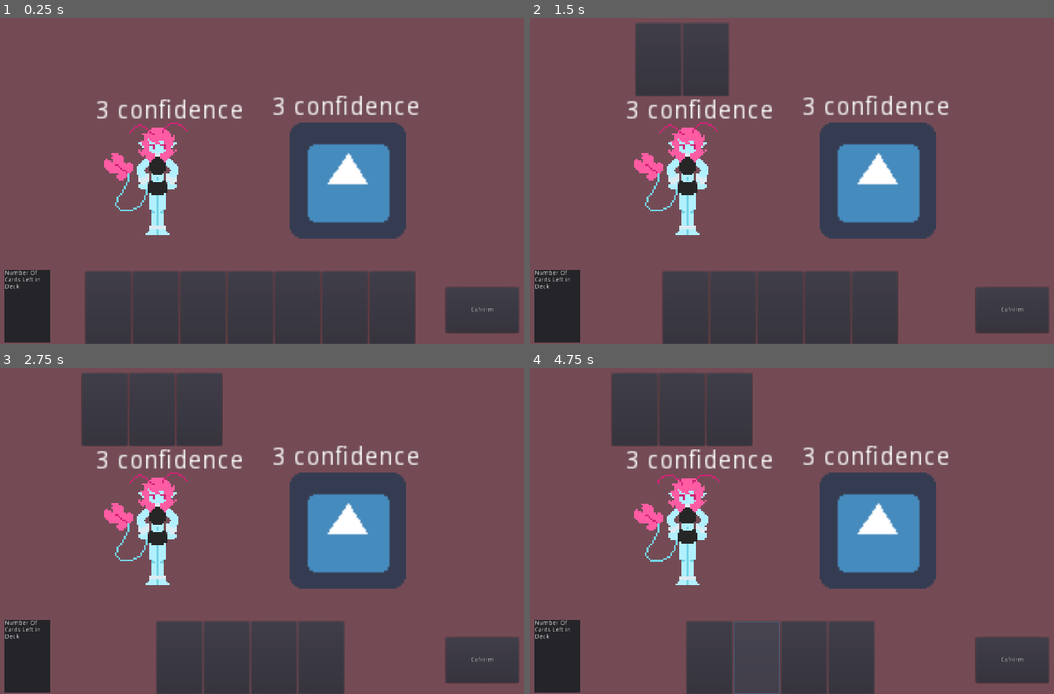
Above: before the commit, frames 1-4 (two rows, left to right).
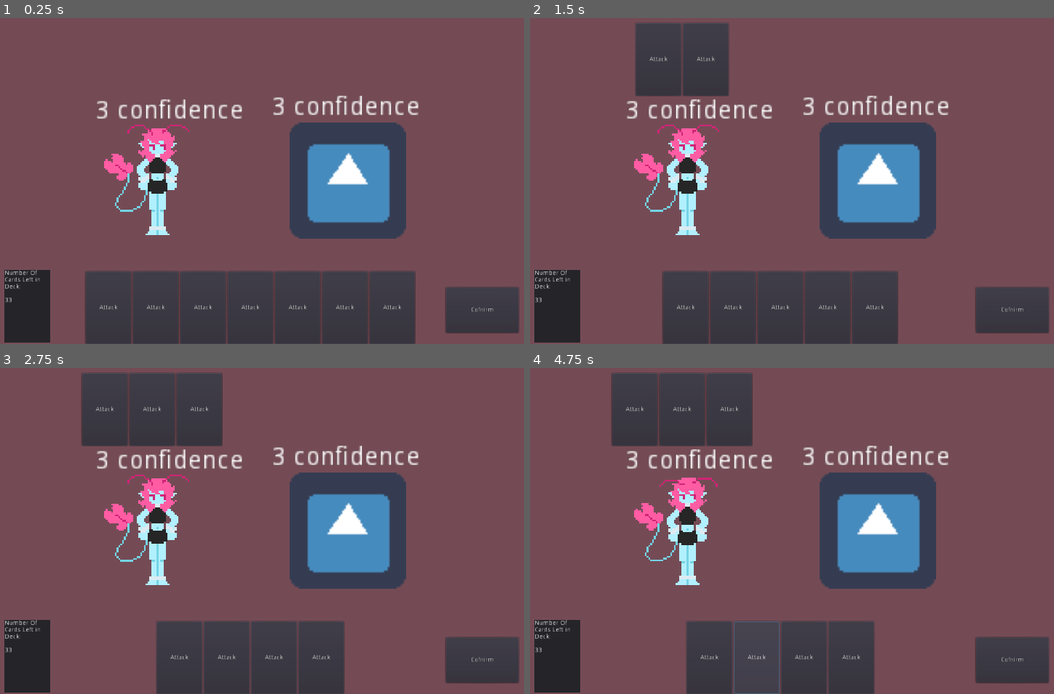
Above: after the commit, the same moments.

Repository: RyqShaw/May-Project
Game: Godot game, scene res://Battle/Battle.tscn
Same seed, same stepped clock (60 frames per second), same inputs: the game is played once before the commit and once after it. This scene is started directly instead of the project's main scene. The engine's default icon, where the game draws it, is replaced by a stand-in: a white triangle on a blue panel in a dark square.
Inputs (mouse positions are in pixels of both pictures, inside the frame that each line leads up to):
- Up to frame 1 (0.25 s): no input
- Up to frame 2 (1.5 s): click (640, 308) at 0.52 s; click (661, 308) at 1.27 s
- Up to frame 3 (2.75 s): click (157, 658) at 2.02 s
- Up to frame 4 (4.75 s): click (708, 658) at 2.77 s; click (708, 658) at 3.5 s, where only the run after the commit has a clickable "Attack"; click (755, 658) at 4.27 s

The runs differ from the first frame. In frame 1, 0.4% of the frame differs, in the area x 0-77%, y 32-90%; in frame 2, 0.4%; in frame 3, 0.4%; in frame 4, 0.5%, in the area x 0-64%, y 11-90%.

Commit message:
Added Card Actions that can be called

Diff:
--- a/Battle/Battle.gd
+++ b/Battle/Battle.gd
@@ -4,14 +4,11 @@
 const battleUnits = preload("res://Battle/BattleUnits.tres")
 const cardHandler = preload("res://Battle/Cards/CardHandler.tres")
 
-#export(Array, PackedScene) var deck = []
-
-onready var buttons = $UI/Cards
 onready var hand = get_tree().get_root().get_node("Battle/UI/Cards")
 onready var selectedCards = get_tree().get_root().get_node("Battle/UI/SelectedCards")
 
 func _ready():
-	buttons.hide()
+	$UI.hide()
 	var player = battleUnits.PlayerStats
 
 	turnManager.connect("player_turn_started",self,"_player_turn_started")
@@ -19,19 +16,20 @@
 	player.connect("no_confidence", self, "on_Player_died")
 
 	#Init Deck for testing purposes
-	for i in 7:
-		cardHandler.deck.append(load("res://Battle/Cards/CardButton.tscn").instance())
+	for i in 40:
+		cardHandler.deck.append(load("res://Battle/Cards/AttackCardButton.tscn").instance())
 	create_hand()
 
+	$UI/Deck/RichTextLabel.text = "Number Of Cards Left in Deck: \n\n" + str(cardHandler.deck.size())
 	turnManager.turn = turnManager.PLAYER_TURN
 
 func _player_turn_started():
-	buttons.show()
+	$UI.show()
 	var player = battleUnits.PlayerStats
 	player.moves = player.max_moves
 
 func _enemy_turn_started():
-	buttons.hide()
+	$UI.hide()
 	var enemy = battleUnits.Enemy
 	if enemy != null:
 		enemy.attack()
@@ -55,3 +53,11 @@
 	if selectedCards.get_child_count() < 3:
 		hand.remove_child(card)
 		selectedCards.add_child(card)
+
+
+func _on_Confirm_pressed():
+	for i in selectedCards.get_children():
+		i.action()
+		selectedCards.remove_child(i)
+	$UI/Deck/RichTextLabel.text = "Number Of Cards Left in Deck: \n\n" + str(cardHandler.deck.size())
+	turnManager.turn = turnManager.ENEMY_TURN
--- a/Battle/Battle.tscn
+++ b/Battle/Battle.tscn
@@ -28,14 +28,27 @@
 [node name="Battle" type="Node"]
 script = ExtResource( 3 )
 
+[node name="Background" type="ColorRect" parent="."]
+anchor_right = 1.0
+anchor_bottom = 1.0
+color = Color( 0.458824, 0.298039, 0.337255, 1 )
+
 [node name="UI" type="Control" parent="."]
 anchor_right = 1.0
 anchor_bottom = 1.0
 
-[node name="Background" type="ColorRect" parent="UI"]
+[node name="Deck" type="Panel" parent="UI"]
+anchor_top = 1.0
+anchor_bottom = 1.0
+margin_left = 100.0
+margin_top = -163.0
+margin_right = 200.0
+margin_bottom = -3.0
+
+[node name="RichTextLabel" type="RichTextLabel" parent="UI/Deck"]
 anchor_right = 1.0
 anchor_bottom = 1.0
-color = Color( 0.458824, 0.298039, 0.337255, 1 )
+text = "Number Of Cards Left in Deck"
 
 [node name="Cards" type="HBoxContainer" parent="UI"]
 anchor_top = 1.0
@@ -73,7 +86,7 @@
 margin_bottom = 194.0
 percent_visible = false
 
-[node name="Button" type="Button" parent="UI"]
+[node name="Confirm" type="Button" parent="UI"]
 anchor_left = 1.0
 anchor_top = 1.0
 anchor_right = 1.0
@@ -88,6 +101,7 @@
 position = Vector2( 426, 360 )
 scale = Vector2( 4, 4 )
 frames = SubResource( 4 )
+frame = 1
 playing = true
 
 [node name="HPLabel" type="Label" parent="Player"]
@@ -103,15 +117,4 @@
 [node name="Enemy" parent="." instance=ExtResource( 4 )]
 position = Vector2( 854, 360 )
 
-[node name="Panel" type="Panel" parent="."]
-anchor_top = 1.0
-anchor_bottom = 1.0
-margin_left = 100.0
-margin_top = -163.0
-margin_right = 200.0
-margin_bottom = -3.0
-
-[node name="RichTextLabel" type="RichTextLabel" parent="Panel"]
-anchor_right = 1.0
-anchor_bottom = 1.0
-text = "Number Of Cards Left in Deck"
+[connection signal="pressed" from="UI/Confirm" to="." method="_on_Confirm_pressed"]
--- a/Battle/Cards/AttackCardButton.gd
+++ b/Battle/Cards/AttackCardButton.gd
@@ -1,6 +1,6 @@
 extends "res://Battle/Cards/CardButton.gd"
 
-func _on_CardButton_pressed():
+func action():
 	var enemy = battleUnits.Enemy
 	var player = battleUnits.PlayerStats
 	if enemy != null and player != null:
--- a/Battle/Cards/CardButton.gd
+++ b/Battle/Cards/CardButton.gd
@@ -8,3 +8,6 @@
 		get_tree().get_root().get_node("Battle").add_selected(self)
 	elif get_parent().name == "SelectedCards":
 		get_tree().get_root().get_node("Battle").add_hand(self)
+
+func action():
+	pass
